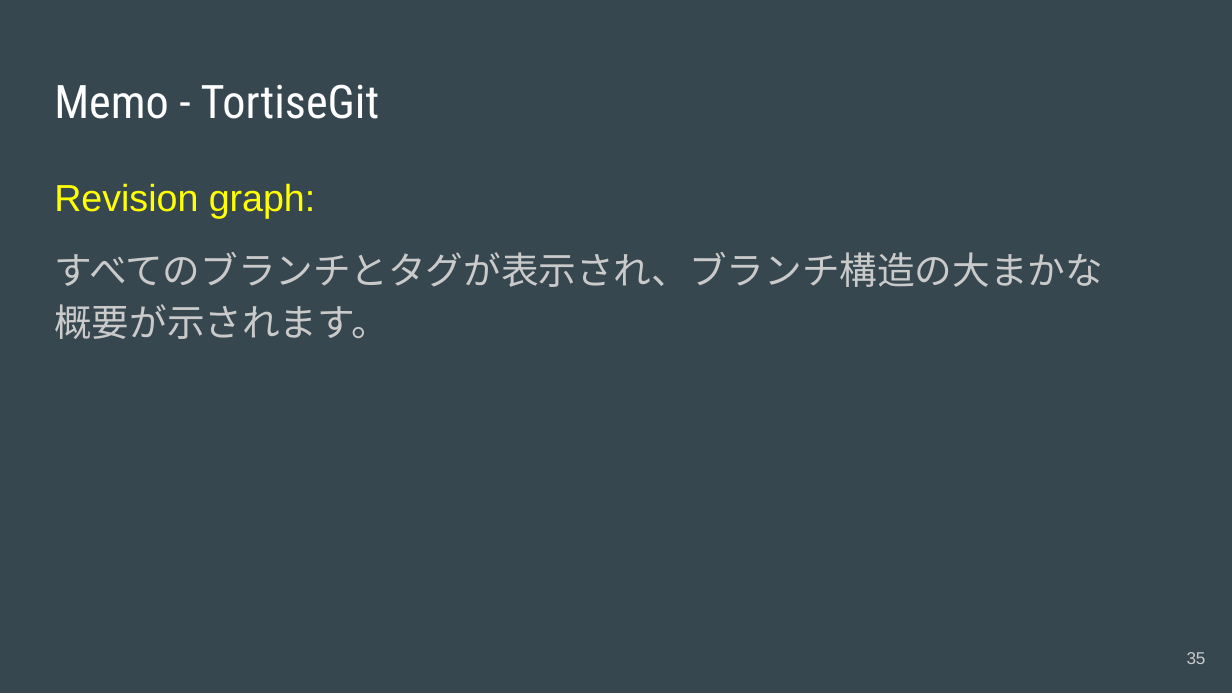
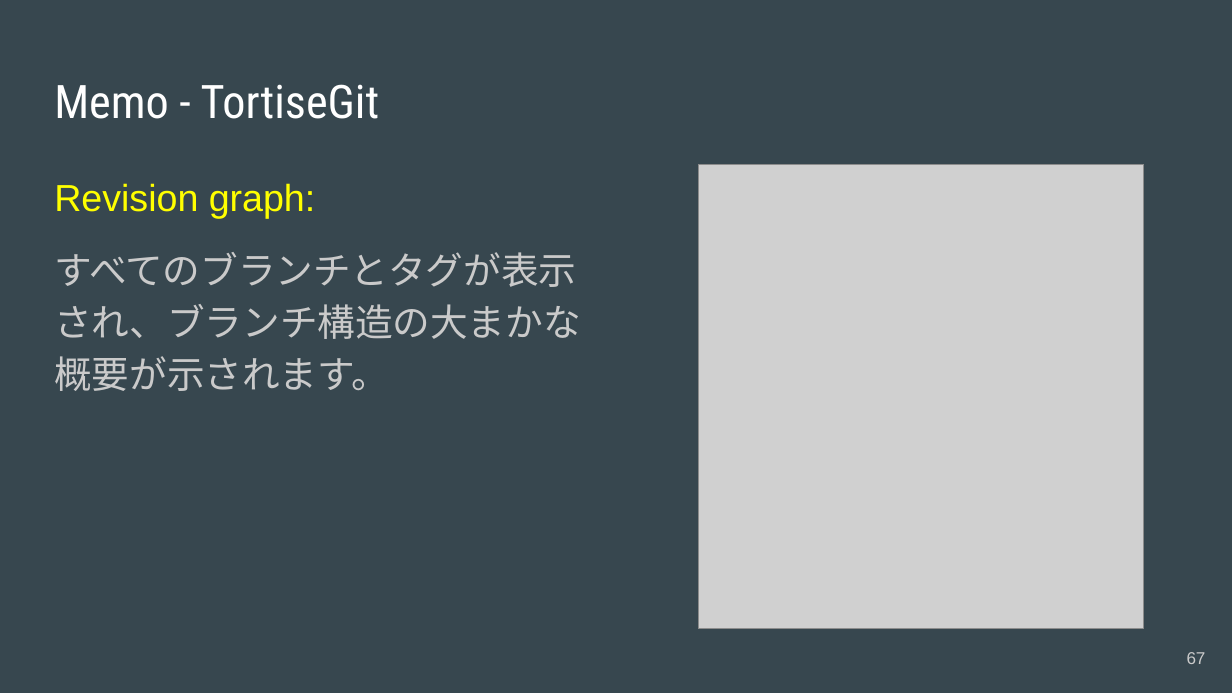
Before and after one commit to acchi17/StudyGit, a slide deck: slide 67 of GitStudySession.pptx (slide 35 before the commit). Drawn at 1232x693 pixels with LibreOffice and Linux fonts; fonts in the diff are those of the drawing; grey boxes stand for pictures. Boxes give left, top, right and bottom in pixels: in the first picture for what was removed or moved away, otherwise in the second. Text is boxed around its words. In the diff, an @@ line names an element or a change of style, - is before the commit and + after.

```diff
--- a/GitStudySession.pptx
+++ b/GitStudySession.pptx
@@ text "Revision graph:" rewrapped from (x1=54, y1=183, x2=1102, y2=339) to (x1=54, y1=183, x2=580, y2=391) @@
@@ picture added at (x1=699, y1=165, x2=1145, y2=630) @@
@@ page number at (x1=1187, y1=652, x2=1206, y2=664): text changed @@
-35
+67
```
Also in this commit, not shown: 6 other slides changed, 35 slides added, 2 slides removed.
